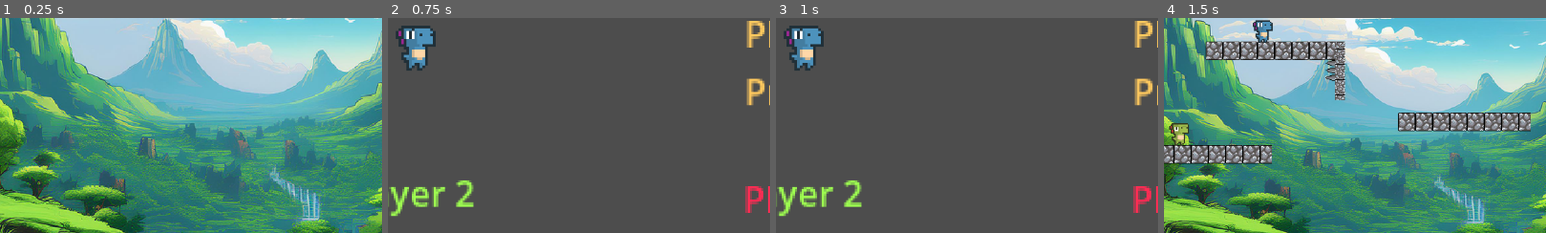
Above: before the commit, frames 1-4 (left to right).
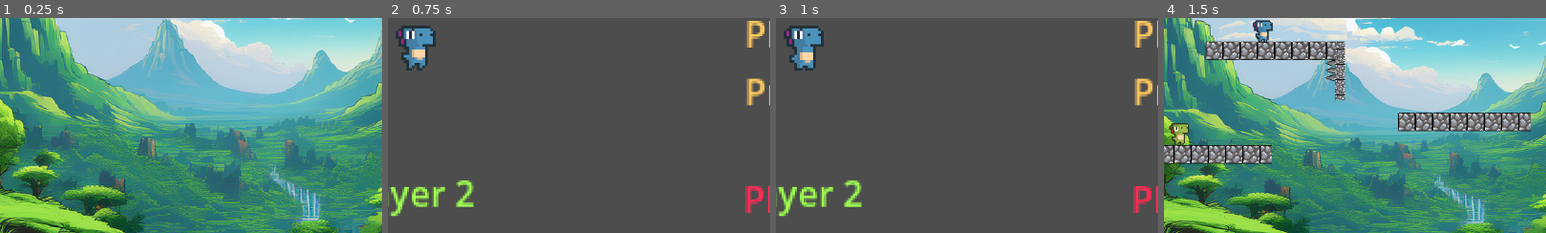
Above: after the commit, the same moments.

Repository: GomaGames/ggj-2025
Game: Godot game, scene res://Scenes/title.tscn
Two runs of this game, one before a commit and one after it. Both use one fixed random seed, a clock stepped at 60 frames per second and the inputs below.
Inputs:
- Up to frame 1 (0.25 s): no input
- Up to frame 2 (0.75 s): tap Enter (any_start) at 0.5, 0.6 s
- Up to frame 3 (1 s): no input
- Up to frame 4 (1.5 s): tap Enter (any_start) at 1.25, 1.35 s
The pictures show only the part of the screen within x 11-61%, y 26-76%; the shares and areas given below are measured in that part.

Frames 1-2 are identical in both runs. In frame 3, 0.3% of the frame differs, in the area x 3-11%, y 14-25%; in frame 4, nothing differs.

Commit message:
idle animation on character select

Diff:
--- a/Scenes/character_select.gd
+++ b/Scenes/character_select.gd
@@ -30,6 +30,7 @@
 	players_ready[player_num] = true
 	(get_node("Player Text %s" % player_num) as Label).hide()
 	(get_node("Player %s" % player_num) as CharacterBody2D).show()
+	(((get_node("Player %s" % player_num)).find_child("Player %s Sprite" % player_num)) as AnimatedSprite2D).play()
 
 	if all_players_ready:
 		(get_node("Start Game") as Label).show()
--- a/Scenes/character_select.tscn
+++ b/Scenes/character_select.tscn
@@ -642,11 +642,11 @@
 player_num = 1
 physics_enabled = false
 
-[node name="Player 1" type="AnimatedSprite2D" parent="Player 1"]
+[node name="Player 1 Sprite" type="AnimatedSprite2D" parent="Player 1"]
 position = Vector2(1, -17)
 scale = Vector2(2, 2)
 sprite_frames = SubResource("SpriteFrames_i7yvv")
-animation = &"Kick"
+animation = &"Idle"
 
 [node name="Player 2" parent="." instance=ExtResource("2_77kn1")]
 visible = false
@@ -655,7 +655,7 @@
 player_num = 2
 physics_enabled = false
 
-[node name="Player 2" type="AnimatedSprite2D" parent="Player 2"]
+[node name="Player 2 Sprite" type="AnimatedSprite2D" parent="Player 2"]
 position = Vector2(2, -18)
 scale = Vector2(2, 2)
 sprite_frames = SubResource("SpriteFrames_5btr7")
@@ -668,7 +668,7 @@
 player_num = 3
 physics_enabled = false
 
-[node name="Player 3" type="AnimatedSprite2D" parent="Player 3"]
+[node name="Player 3 Sprite" type="AnimatedSprite2D" parent="Player 3"]
 position = Vector2(1, -18)
 scale = Vector2(2, 2)
 sprite_frames = SubResource("SpriteFrames_kdcd3")
@@ -681,7 +681,7 @@
 player_num = 4
 physics_enabled = false
 
-[node name="Player 4" type="AnimatedSprite2D" parent="Player 4"]
+[node name="Player 4 Sprite" type="AnimatedSprite2D" parent="Player 4"]
 position = Vector2(0, -18)
 scale = Vector2(2, 2)
 sprite_frames = SubResource("SpriteFrames_qh1r0")
